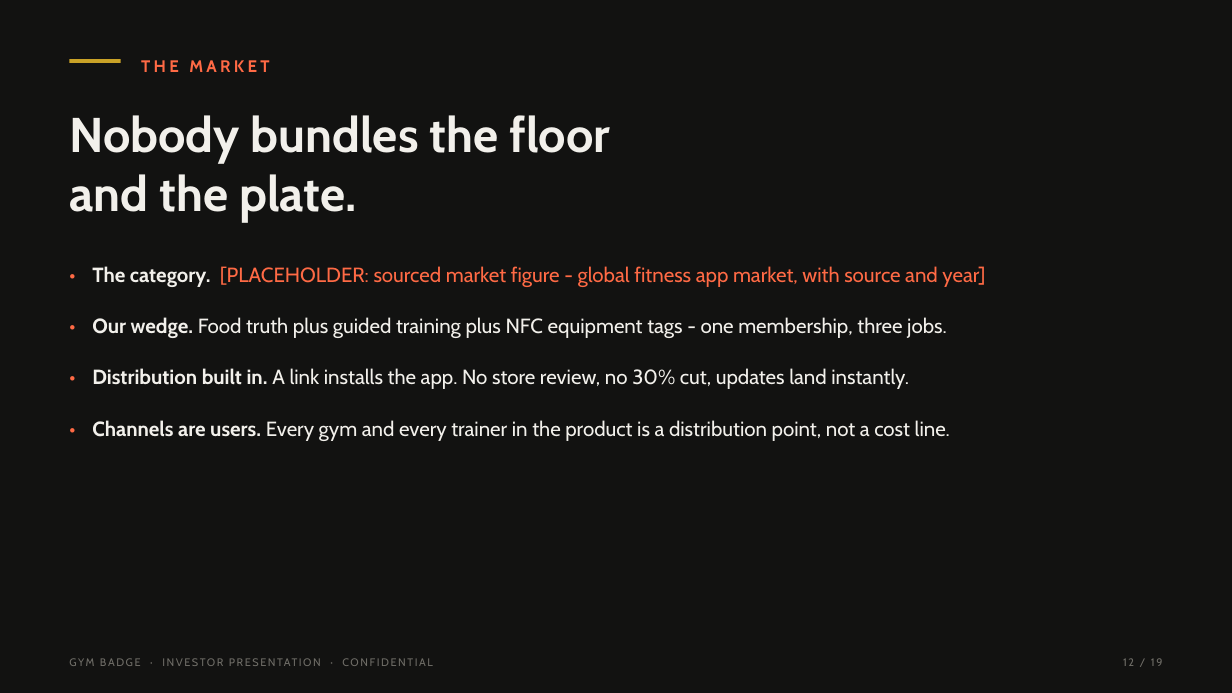
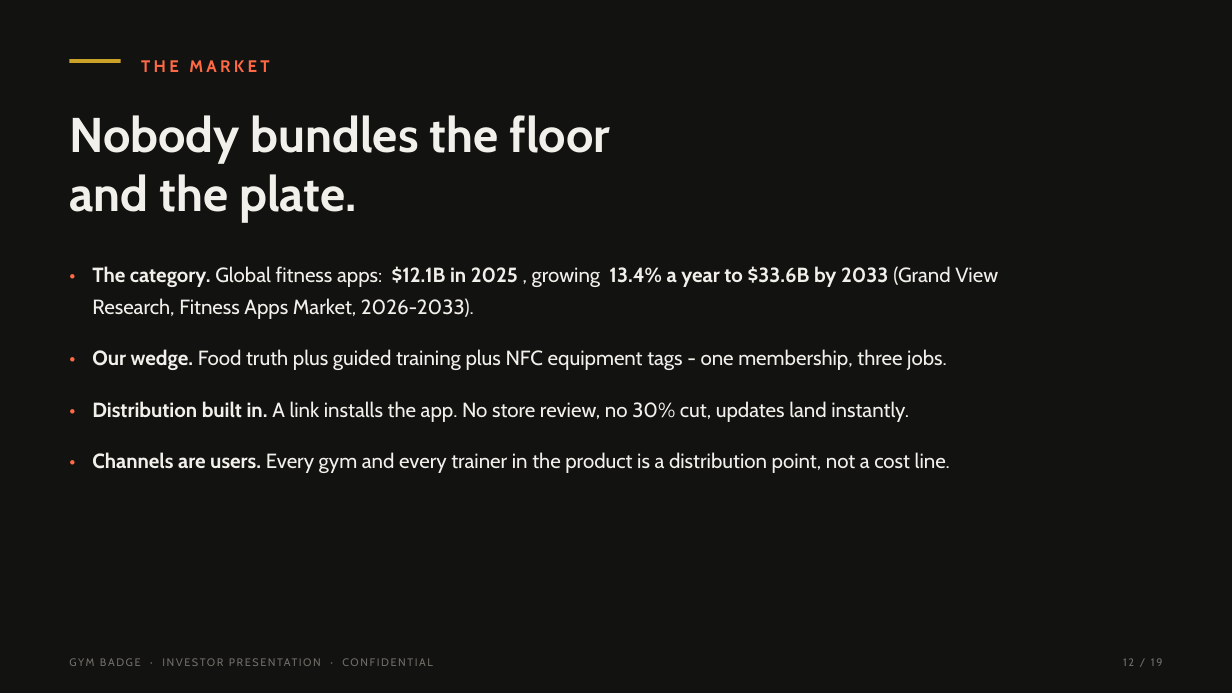
Before and after one commit to tearsmith10/Gym-badge, a slide deck: slide 12 of pitch/gymbadge-investor-deck.pptx. Drawn at 1232x693 pixels with LibreOffice and Linux fonts; fonts in the diff are those of the drawing. Boxes give left, top, right and bottom in pixels: in the first picture for what was removed or moved away, otherwise in the second. Text is boxed around its words. In the diff, an @@ line names an element or a change of style, - is before the commit and + after.

Commit message:
Investor deck: fill all 11 slots with verified, editable facts
Every coral [PLACEHOLDER: ...] slot now carries real information, each
traceable to a primary source - nothing invented:

- Cover: November 2026.
- Market: $12.1B in 2025 growing 13.4% a year to $33.6B by 2033
  (Grand View Research, Fitness Apps Market 2026-2033 - fetched and
  verified from grandviewresearch.com at build time).
- Price point: the product's own published pricing (web/pricing.html,
  web/assets/js/pricing.js) - Premium 5,000 NGN/mo (~$3.23 at the
  app's stated 1 USD = 1,550 NGN rate) in 16 currencies, Elite
  9,500 NGN/mo.
- Gym partners: live corporate seat packages - Team / Business /
  Enterprise from 3,000 NGN per seat/mo.
- Take rate: 15% at launch (marketplace launches in v2 - stated as
  the launch rate, flexed per partner).
- Traction: honest pre-seed framing - product, pricing and support are
  live; installs and waitlist are measured from launch, not estimated.
- Roadmap: THEN lands months 6-12 post-close.
- Ask: $1.5M pre-seed SAFE, $8M cap, 20% discount, 4-6 week rolling
  close (editable deal terms).
- Contact: Tearsmith - Founder & CEO, company row Gym Badge, matching
  the site's own (c) 2026 Gym Badge footer.
- Document metadata authors updated to "Tearsmith, Gym Badge".

QA: PPTX text dump shows TOTAL PLACEHOLDERS: 0 across 19 slides;
every changed page visually re-rendered and checked; GYMS card
orphaned-period wrap fixed. README documents the filled state and the
[[...]] -> coral slot mechanism. Suites 180/180, 162/162.

```diff
--- a/pitch/gymbadge-investor-deck.pptx
+++ b/pitch/gymbadge-investor-deck.pptx
@@ text at (92,266,998,287): text changed; text colour #FF6A45 to #F2F0EB; bold on @@
-The category. [PLACEHOLDER: sourced market figure - global fitness app market, with source and year]
+The category. Global fitness apps: $12.1B in 2025 , growing 13.4% a year to $33.6B by 2033 (Grand View
@@ text at (92,298,474,319): text changed; text colour #FF6A45 to #F2F0EB; bold off @@
-•
+Research, Fitness Apps Market, 2026-2033).
@@ text "•": place and size @@
-text "•" at (69,364,1163,403)
+text "•" at (69,346,1163,384)
@@ text "Our wedge. Food truth plus ...": place and size @@
-text "Our wedge. Food truth plus ..." at (92,317,947,338)
+text "Our wedge. Food truth plus ..." at (92,349,947,370)
@@ text "•": place and size @@
-text "•" at (69,416,1163,455)
+text "•" at (69,396,1163,435)
@@ text "Distribution built in. A link ...": place and size @@
-text "Distribution built in. A link ..." at (92,368,909,389)
+text "Distribution built in. A link ..." at (92,401,909,422)
@@ text added at (69,448,1163,487), 16 pt, text #FF6A45, bold @@
+•
@@ text "Channels are users. Every gym ...": place and size @@
-text "Channels are users. Every gym ..." at (92,420,950,441)
+text "Channels are users. Every gym ..." at (92,452,950,473)
```
Also in this commit, not shown: 6 other slides changed, 3 other files.
